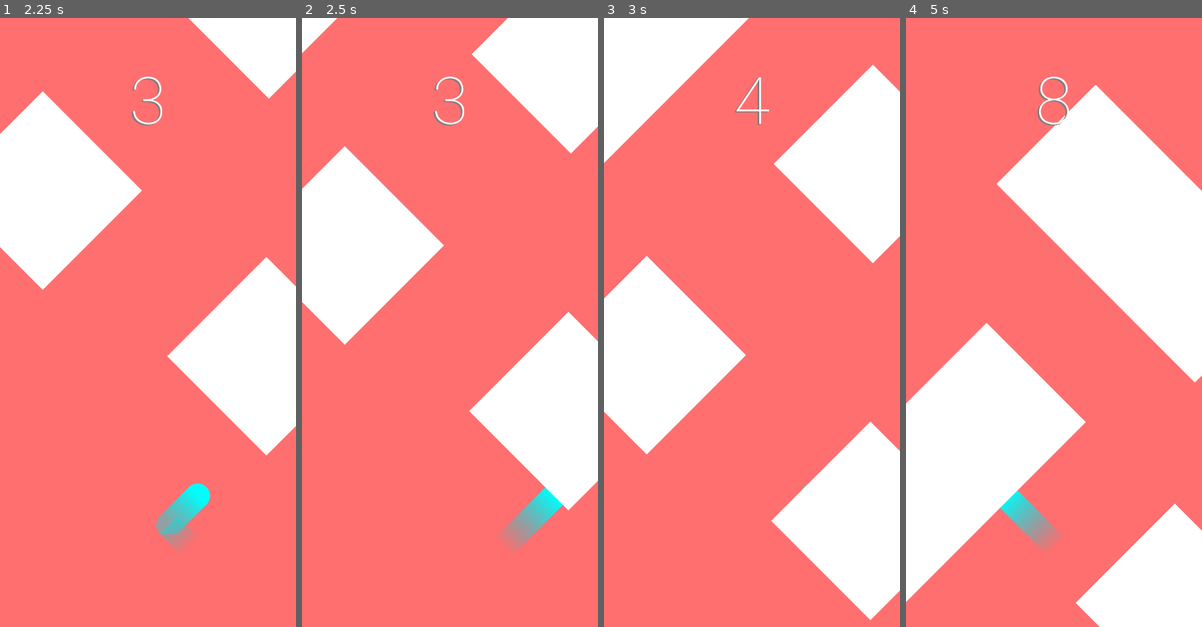
Above: before the commit, frames 1-4 (left to right).
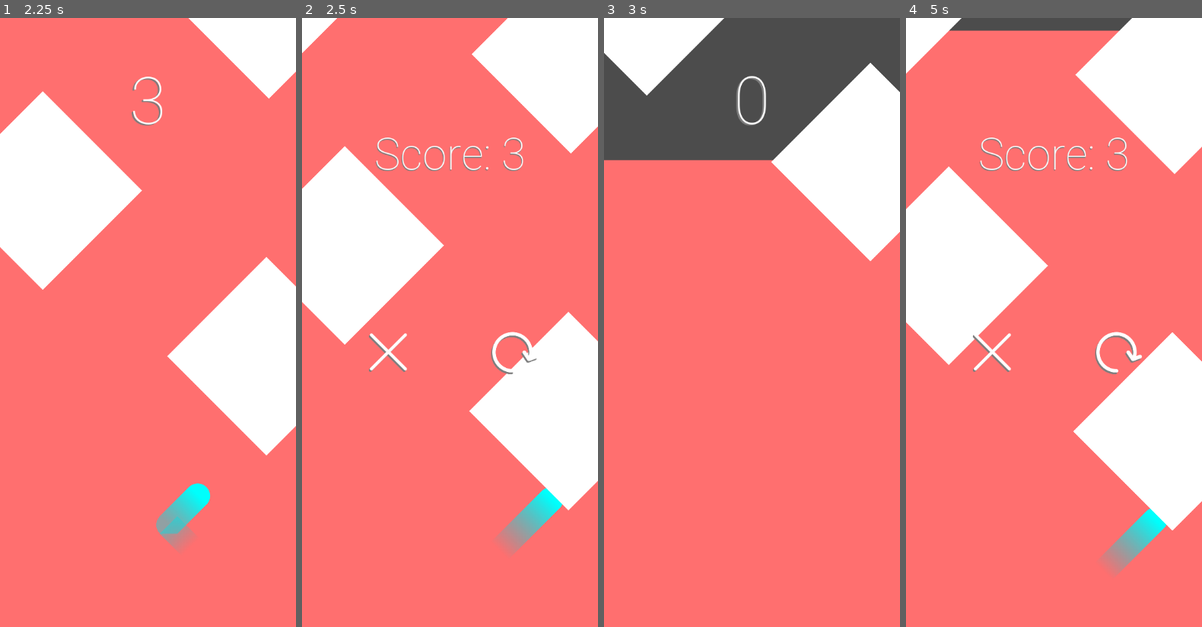
Above: after the commit, the same moments.

Repository: Arivval/Game-Project
Game: Godot game, scene res://main_scene.tscn
The game is run twice, just before and just after one commit, with the same random seed, the same clock (stepped at 60 frames per second) and the same inputs.
Inputs (mouse positions are in pixels of both pictures, inside the frame that each line leads up to):
- Up to frame 1 (2.25 s): click "Tap to Start" at 0.5 s; tap Space (switch_direction) at 1.35, 2.1 s
- Up to frame 2 (2.5 s): no input
- Up to frame 3 (3 s): click (814, 352) at 2.77 s
- Up to frame 4 (5 s): tap Space (switch_direction) at 3.6, 4.35 s

Frame 1 is identical in both runs. In frame 2, 1.3% of the frame differs, in the area x 22-89%, y 9-81%; in frame 3, 34%; in frame 4, 63%, in the area x 0-100%, y 0-100%.

Commit message:
fixed a bug caused error during resolving the merge conflict in the previous pr

Diff:
--- a/main_scene.tscn
+++ b/main_scene.tscn
@@ -16,12 +16,19 @@
 [sub_resource type="CircleShape2D" id=2]
 radius = 22.5923
 
-[sub_resource type="DynamicFont" id=5]
+[sub_resource type="SegmentShape2D" id=3]
+b = Vector2( 0.0160542, 1031 )
+
+[sub_resource type="DynamicFont" id=4]
 size = 120
 font_data = ExtResource( 3 )
 
+[sub_resource type="DynamicFont" id=5]
+size = 128
+font_data = ExtResource( 3 )
+
 [sub_resource type="DynamicFont" id=6]
-size = 128
+size = 32
 font_data = ExtResource( 3 )
 
 [sub_resource type="DynamicFont" id=7]
@@ -29,10 +36,6 @@
 font_data = ExtResource( 3 )
 
 [sub_resource type="DynamicFont" id=8]
-size = 32
-font_data = ExtResource( 3 )
-
-[sub_resource type="DynamicFont" id=9]
 size = 80
 font_data = ExtResource( 3 )
 
@@ -85,6 +88,31 @@
 smoothing_enabled = true
 smoothing_speed = 7.0
 
+[node name="ReflectiveWallLeft" type="Area2D" parent="."]
+collision_layer = 2
+
+[node name="Line2D" type="Line2D" parent="ReflectiveWallLeft"]
+points = PoolVector2Array( 0.00267792, -0.00313663, 0.0655155, 1030.99 )
+width = 1.0
+default_color = Color( 0.4, 0.501961, 1, 0 )
+
+[node name="CollisionShape2D" type="CollisionShape2D" parent="ReflectiveWallLeft"]
+shape = SubResource( 3 )
+one_way_collision_margin = 0.0
+
+[node name="ReflectiveWallRight" type="Area2D" parent="."]
+position = Vector2( 540, 0 )
+collision_layer = 2
+
+[node name="Line2D" type="Line2D" parent="ReflectiveWallRight"]
+points = PoolVector2Array( 0.00267792, -0.00313663, 0.0655155, 1030.99 )
+width = 1.0
+default_color = Color( 1, 1, 1, 0 )
+
+[node name="CollisionShape2D" type="CollisionShape2D" parent="ReflectiveWallRight"]
+shape = SubResource( 3 )
+one_way_collision_margin = 0.0
+
 [node name="CanvasLayer" type="CanvasLayer" parent="."]
 script = ExtResource( 5 )
 
@@ -178,7 +206,7 @@
 margin_top = 81.4905
 margin_right = 540.0
 margin_bottom = 420.491
-custom_fonts/font = SubResource( 9 )
+custom_fonts/font = SubResource( 8 )
 custom_colors/font_color = Color( 0.494118, 0.494118, 0.494118, 1 )
 text = "Score: 0"
 align = 1
@@ -192,7 +220,7 @@
 margin_top = 79.4905
 margin_right = 541.0
 margin_bottom = 418.491
-custom_fonts/font = SubResource( 9 )
+custom_fonts/font = SubResource( 8 )
 text = "Score: 0"
 align = 1
 valign = 1
Not shown: 6 places in main_scene.tscn that only renumber resources
